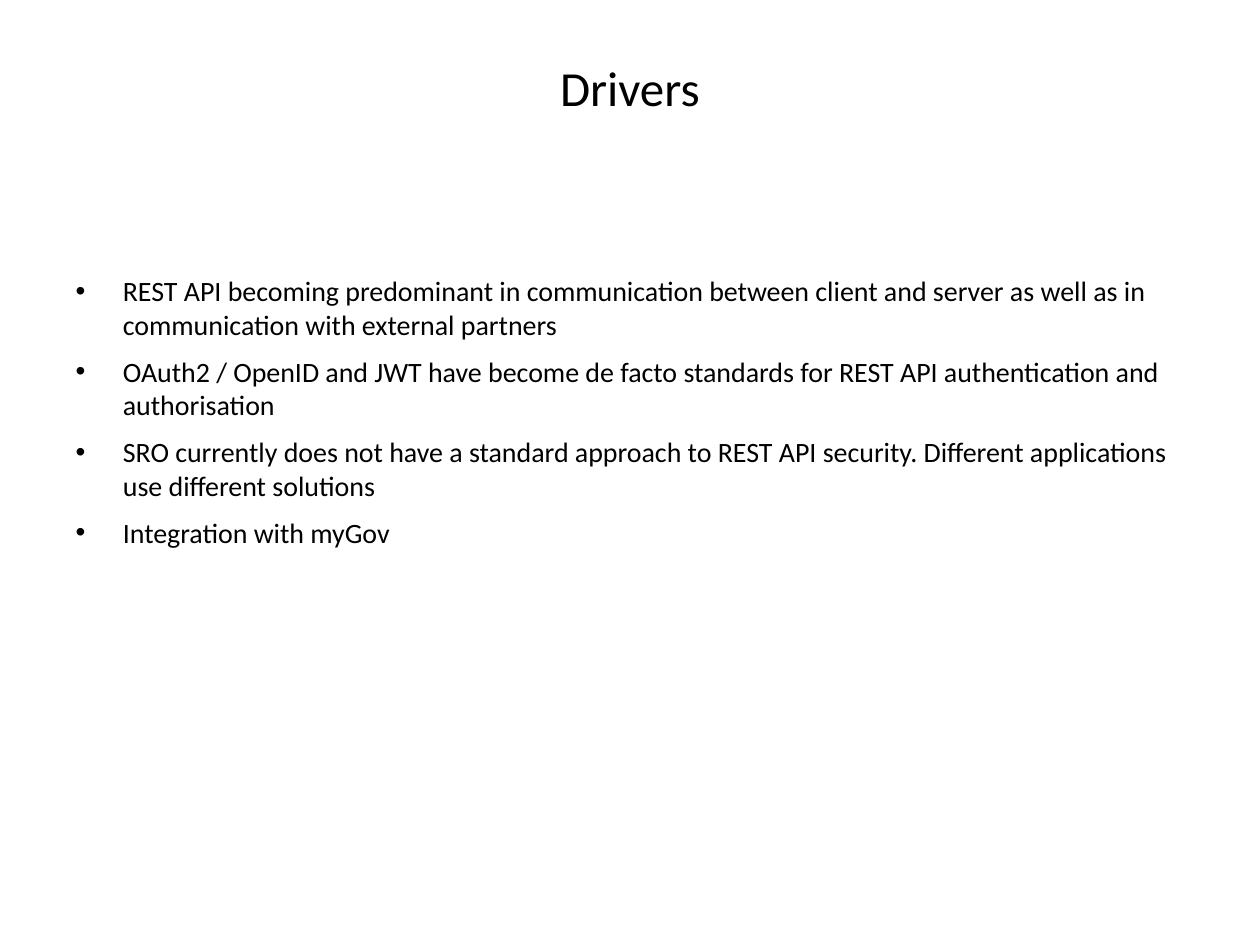
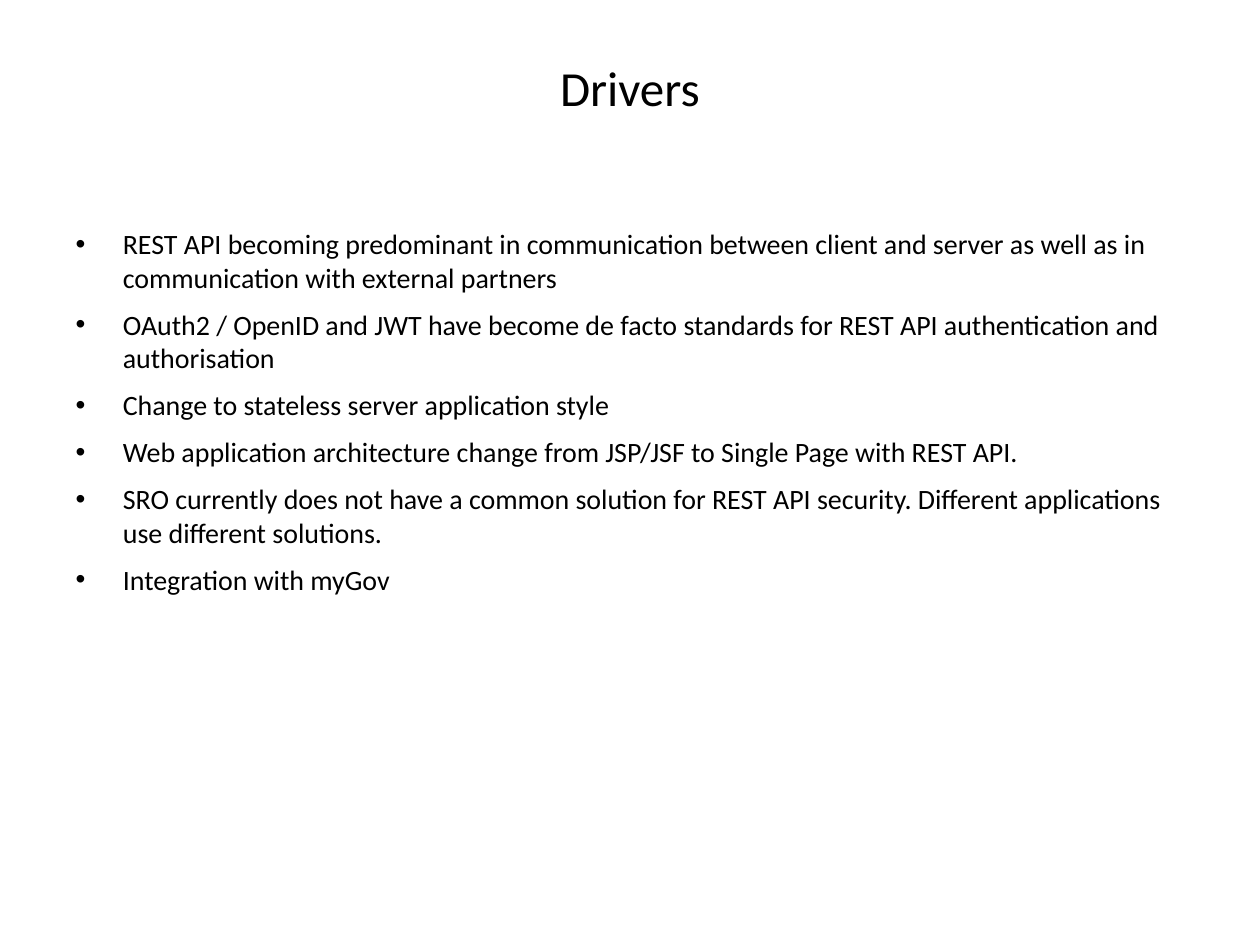
Before and after one commit to mishastankovic/misc, a slide deck: slide 2 of REST API Security.pptx. Drawn at 1260x945 pixels with LibreOffice and Linux fonts; fonts in the diff are those of the drawing. Boxes give left, top, right and bottom in pixels: in the first picture for what was removed or moved away, otherwise in the second. Text is boxed around its words. In the diff, an @@ line names an element or a change of style, - is before the commit and + after.

```diff
--- a/REST API Security.pptx
+++ b/REST API Security.pptx
@@ text at box(123, 395, 1160, 544): text changed @@
-• SRO currently does not have a standard approach to REST API security. Different applications use different solutions
+• Change to stateless server application style
+• Web application architecture change from JSP/JSF to Single Page with REST API.
+• SRO currently does not have a common solution for REST API security. Different applications use different solutions.
```
Also in this commit, not shown: 6 other slides changed, 2 slides added, 4 slides removed.
